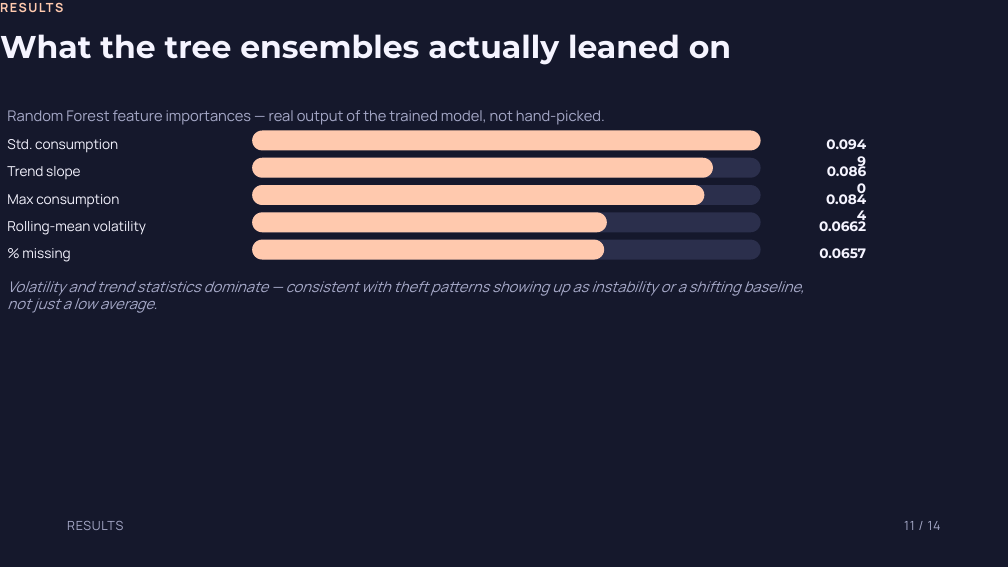
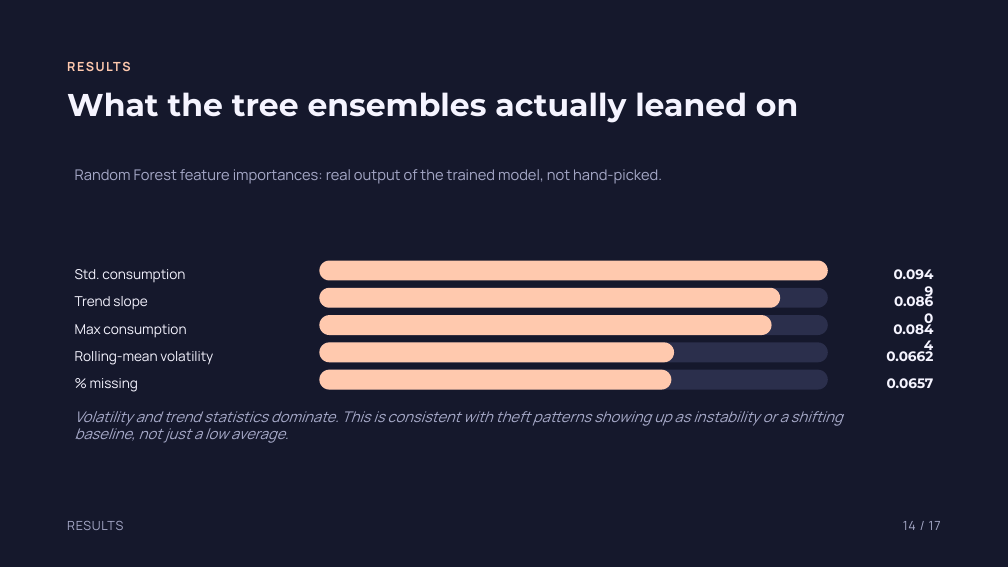
Before and after one commit to paarthjpg/electricity-theft-detection, a slide deck: slide 14 of Electricity Theft Detection Using Machine Learning.pptx (slide 11 before the commit). Drawn at 1008x567 pixels with LibreOffice and Linux fonts; fonts in the diff are those of the drawing. Boxes give left, top, right and bottom in pixels: in the first picture for what was removed or moved away, otherwise in the second. Text is boxed around its words. In the diff, an @@ line names an element or a change of style, - is before the commit and + after.

Commit message:
Deck: real slide margins, centered content, real-data charts
Give every slide proper 128px margins instead of text sitting in the
top-left corner, center each slide's content between title and footer,
drop em dashes, and add three slides built from real project data:
actual normal vs theft consumption curves, precision-recall curves with
the XGBoost confusion matrix, and the risk-score distribution behind
the top-5% inspection list.

```diff
--- a/Electricity Theft Detection Using Machine Learning.pptx
+++ b/Electricity Theft Detection Using Machine Learning.pptx
@@ text "RESULTS" rewrapped from [0, 0, 1008, 17] to [67, 59, 941, 76] @@
@@ title "What the tree ensembles actually ...": place and size @@
-title "What the tree ensembles actually ..." at [0, 34, 731, 65]
+title "What the tree ensembles actually ..." at [67, 92, 798, 123]
@@ text at [75, 169, 662, 184]: text changed @@
-Random Forest feature importances — real output of the trained model, not hand-picked.
+Random Forest feature importances: real output of the trained model, not hand-picked.
@@ 10 texts, 9 rounded rectangles: place and size @@
-10 texts, 9 rounded rectangles at [7, 131, 866, 262]
+10 texts, 9 rounded rectangles at [75, 261, 934, 392]
@@ text at [75, 411, 843, 443]: text changed @@
-Volatility and trend statistics dominate — consistent with theft patterns showing up as instability or a shifting baseline, not just a low average.
+Volatility and trend statistics dominate. This is consistent with theft patterns showing up as instability or a shifting baseline, not just a low average.
@@ text at [903, 521, 941, 530]: text changed @@
-11 / 14
+14 / 17
```
Also in this commit, not shown: 13 other slides changed, 3 slides added.
